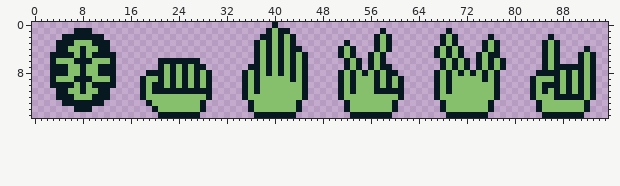
File history of a pixel-art file, assets/Templates/hand.aseprite. The picture above is the old version.
96x16 pixels, 1 frame. The old version is drawn lined up with the new one.
After the commit:
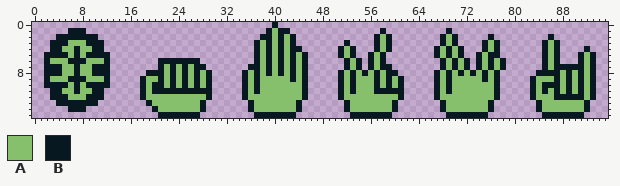
Palette (. is transparent): A #86c06c  B #071821
Diff:
whole drawing moved by +1,+0 (the old picture is shown already moved)
Changed rows in their new state; - is an unchanged pixel.
first column x 2:
 1 ----B--.----
 2 --B------.--
 3 -B--A--B--.-
 4 -B-A-BA-B-.-
 5 B---ABAB---.
 6 BA--B--A--B.
 7 B--A-BA-B--.
 8 B--A-BA-B--.
 9 BA--B--A--B.
10 B---ABAB---.
11 -B-A-BA-B-.-
12 -B--A--B--.-
13 --B------.--
14 ----B--.----
Where, in picture pixels (left, top, right, bottom), the same in both pictures:
changed: (44, 28, 116, 112)
